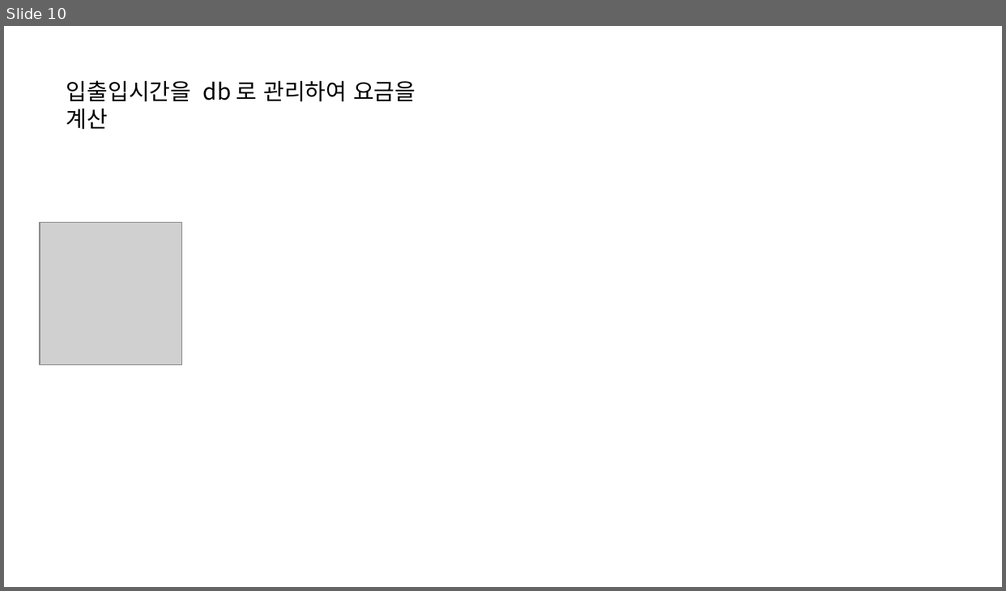
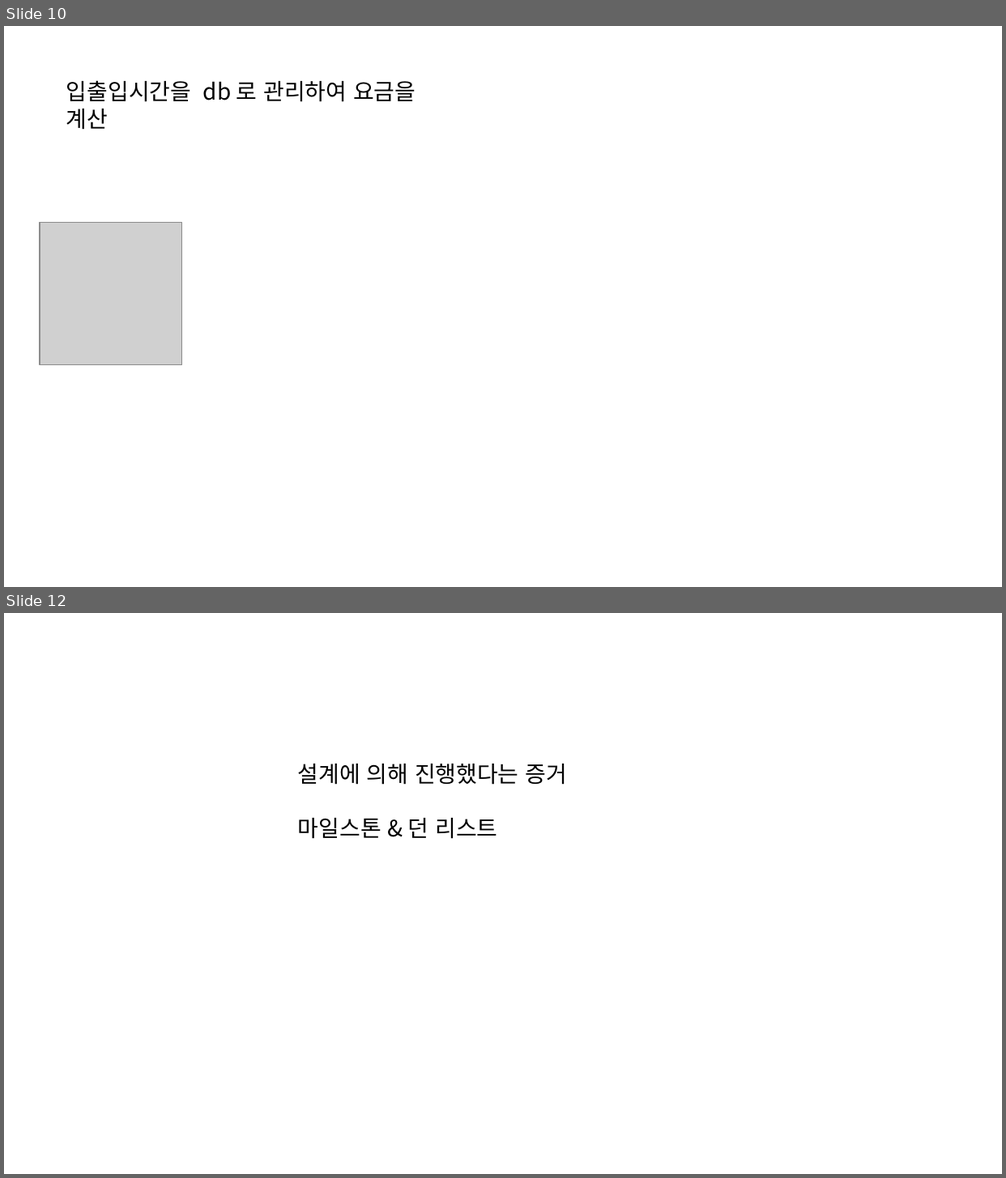
Before and after one commit to HardCoding0417/Parking-lot-project, a slide deck: doc/presentation.odp. Shown one above the other, each under a label of ours: slide 10 before the commit, slides 10 and 12 after it; the slides between them are not shown. The pictures are 1006x591 and 1006x1178 pixels, drawn with LibreOffice and Linux fonts; fonts in the diff are those of the drawing; grey boxes stand for pictures. Boxes give left, top, right and bottom in pixels: in the first picture for what was removed or moved away, otherwise in the second. Text is boxed around its words. In the diff, an @@ line names an element or a change of style, - is before the commit and + after.

```diff
--- a/doc/presentation.odp
+++ b/doc/presentation.odp
@@ slide 12 added at <box>4,613,1002,1174</box>, background #FFFFFF @@
@@ text added at <box>298,764,566,839</box>, 18 pt, text #000000 @@
+설계에 의해 진행했다는 증거
+마일스톤 & 던 리스트
```
Also in this commit, not shown: 5 other slides added, 2 slides removed, 2 other files.
